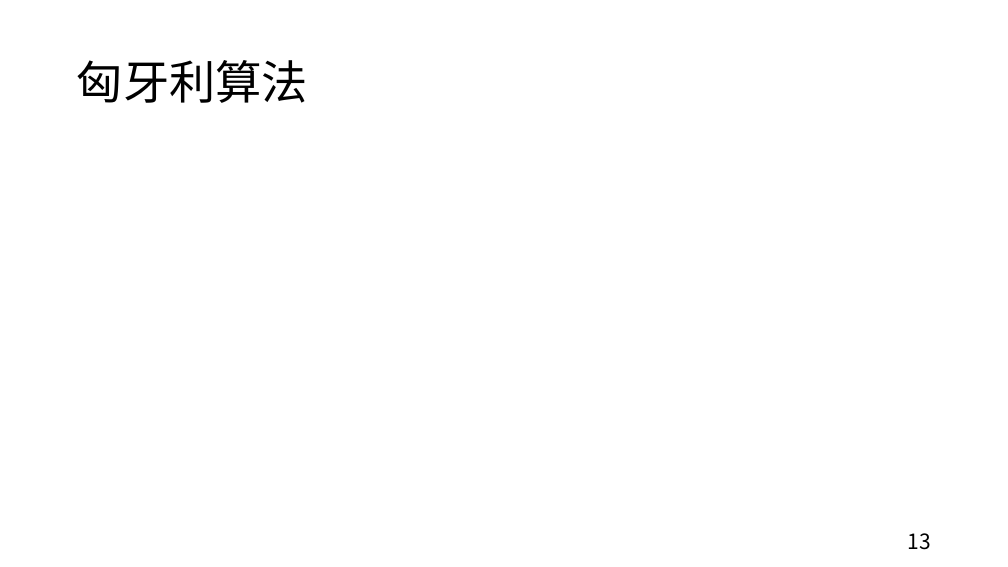
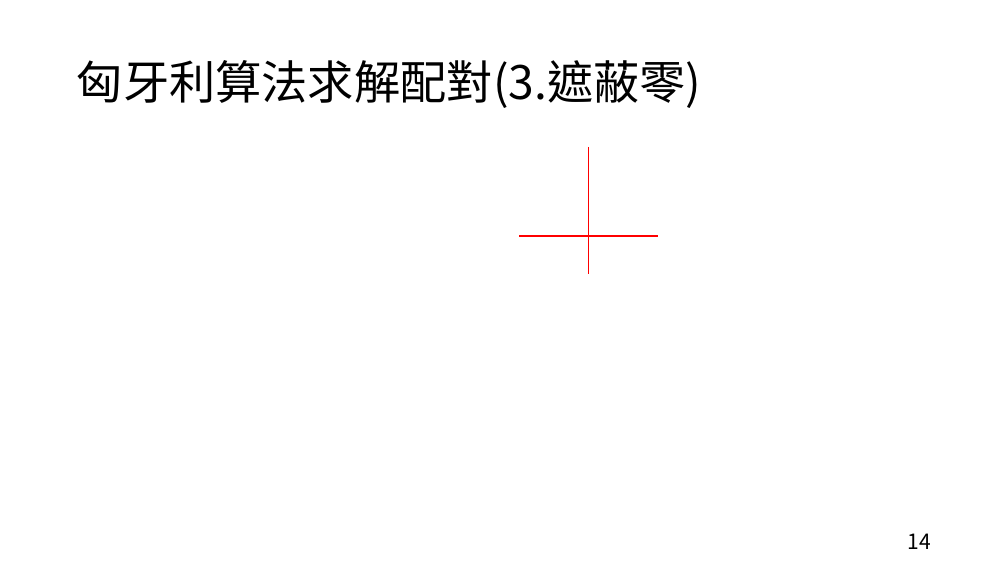
Before and after one commit to hcjohn463/Radar-tracking, a slide deck: slide 14 of proposal/0415/0415.pptx (slide 13 before the commit). Drawn at 1008x567 pixels with LibreOffice and Linux fonts; fonts in the diff are those of the drawing; grey boxes stand for pictures. Boxes give left, top, right and bottom in pixels: in the first picture for what was removed or moved away, otherwise in the second. Text is boxed around its words. In the diff, an @@ line names an element or a change of style, - is before the commit and + after.

```diff
--- a/proposal/0415/0415.pptx
+++ b/proposal/0415/0415.pptx
@@ title at (77, 60, 702, 108): text changed @@
-匈牙利算法
+匈牙利算法求解配對(3.遮蔽零)
@@ line added from (589, 147) to (589, 274), #FF0000 1.5 pt @@
@@ line added from (520, 236) to (658, 236), #FF0000 1.5 pt @@
@@ text at (908, 533, 931, 549): text changed @@
-13
+14
```
Also in this commit, not shown: 8 other slides changed, 8 slides added, 2 slides removed, 15 other files.
